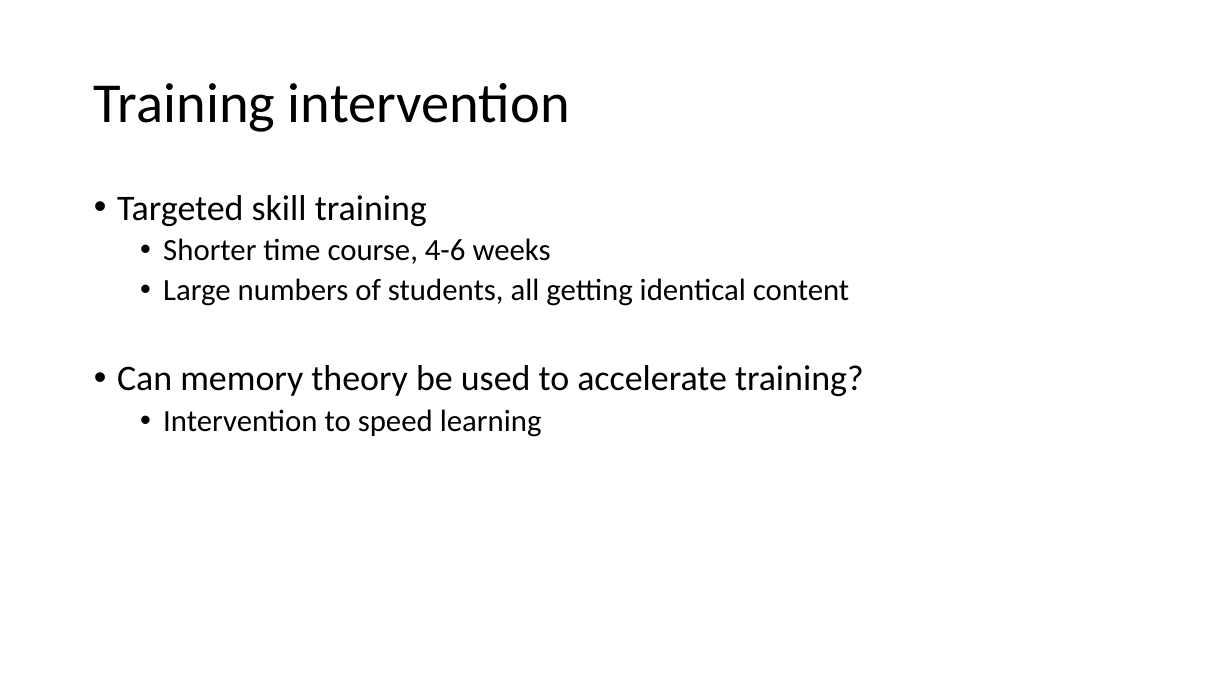
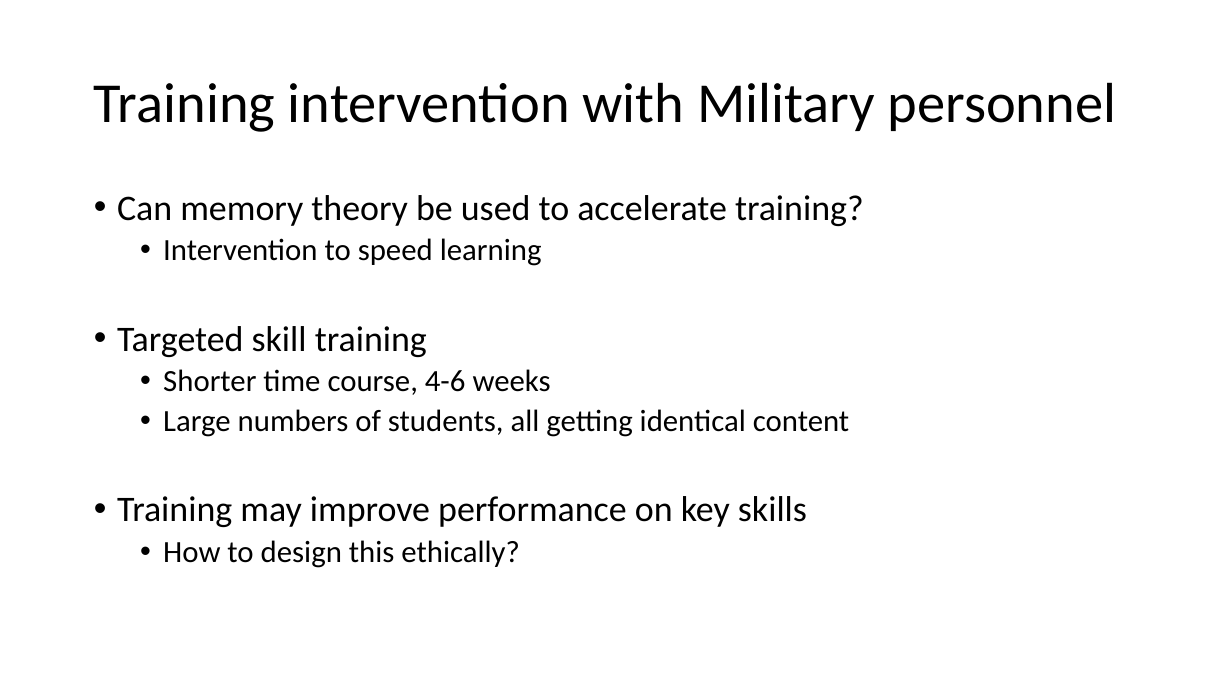
Before and after one commit to preber/Research-Methods, a slide deck: slide 15 of Class Slides 2024/Class 22.pptx (slide 10 before the commit). Drawn at 1232x693 pixels with LibreOffice and Linux fonts; fonts in the diff are those of the drawing. Boxes give left, top, right and bottom in pixels: in the first picture for what was removed or moved away, otherwise in the second. Text is boxed around its words. In the diff, an @@ line names an element or a change of style, - is before the commit and + after.

```diff
--- a/Class Slides 2024/Class 22.pptx
+++ b/Class Slides 2024/Class 22.pptx
@@ title at box(94, 82, 1117, 132): text changed @@
-Training intervention
+Training intervention with Military personnel
@@ text at box(117, 195, 864, 266): paragraphs added @@
+• Can memory theory be used to accelerate training?
+  • Intervention to speed learning
@@ text at box(117, 496, 807, 568): text changed @@
-• Can memory theory be used to accelerate training?
-  • Intervention to speed learning
+• Training may improve performance on key skills
+  • How to design this ethically?
```
Also in this commit, not shown: 4 other slides changed, 5 slides added, 5 slides removed.
